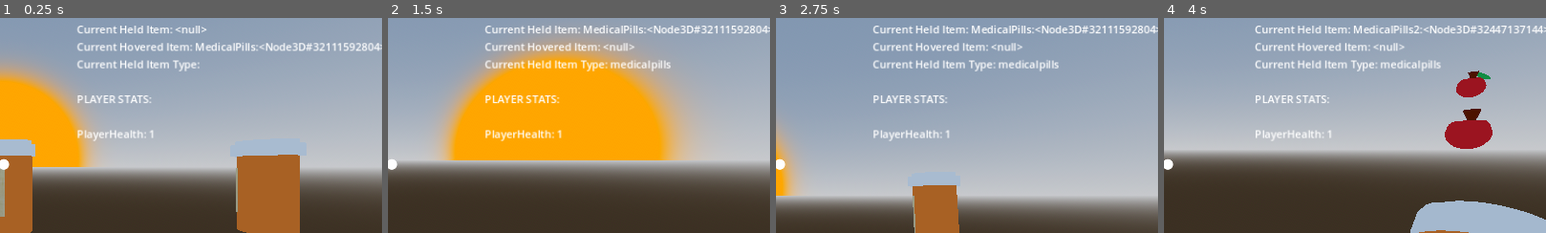
Above: before the commit, frames 1-4 (left to right).
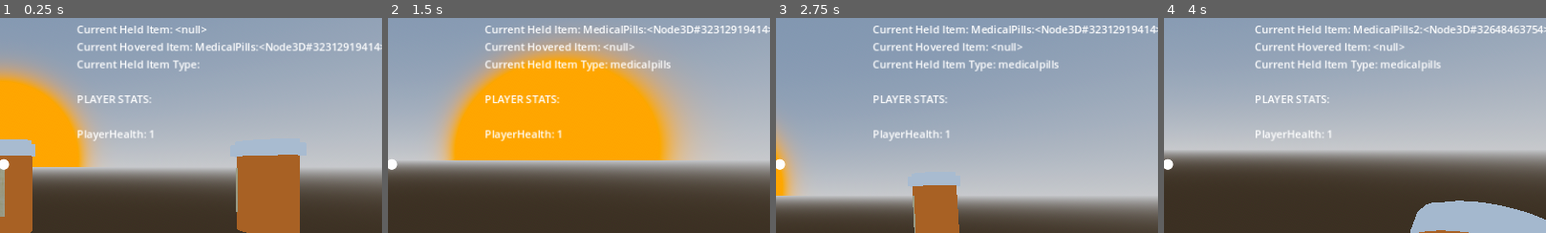
Above: after the commit, the same moments.

Repository: Kufferey/Dusk-is-Done-old
Game: Godot game, scene res://Scenes/States/gamestate.tscn
Two runs of this game, one before a commit and one after it. Both use one fixed random seed, a clock stepped at 60 frames per second and the inputs below. This scene is started directly instead of the project's main scene.
Inputs (mouse positions are % of the whole screen's width and height, from its top left):
- Up to frame 1 (0.25 s): no input
- Up to frame 2 (1.5 s): tap E (interact) at 0.5 s; move the mouse to (55, 50) at 0.52 s; hold E (interact) 0.53-1.28 s; click (55, 50) at 0.8 s; move the mouse to (45, 50) at 1.27 s; click (45, 50) at 1.35 s
- Up to frame 3 (2.75 s): tap E (interact) at 1.55, 2 s; move the mouse to (52, 48) at 2.02 s; hold E (interact) from 2.03 s (still down); click (52, 48) at 2.3 s
- Up to frame 4 (4 s): move the mouse to (49, 52) at 2.77 s; release E (interact) at 2.78 s; click (49, 52) at 2.85 s; tap E (interact) at 3.05 s; tap Enter at 3.5 s; move the mouse to (57, 51) at 3.52 s; hold E (interact) from 3.53 s (still down); click (57, 51) at 3.8 s
The pictures show only the part of the screen within x 50-100%, y 15-65%; the shares and areas given below are measured in that part.

The runs differ from the first frame. In frame 1, 0.2% of the frame differs, in the area x 85-98%, y 11-16%; in frame 2, 0.2%; in frame 3, 0.2%; in frame 4, 2.5%, in the area x 73-98%, y 3-61%.

Commit message:
update

Diff:
--- a/Scenes/States/gamestate.tscn
+++ b/Scenes/States/gamestate.tscn
@@ -1,7 +1,8 @@
-[gd_scene load_steps=10 format=3 uid="uid://bfe0uacbmm1ay"]
+[gd_scene load_steps=11 format=3 uid="uid://bfe0uacbmm1ay"]
 
 [ext_resource type="Script" path="res://Src/Gameplay/gamestate.gd" id="1_8gblt"]
 [ext_resource type="Script" path="res://Src/Gameplay/Player.gd" id="2_q2ps6"]
+[ext_resource type="PackedScene" uid="uid://dch6a6f1daf6n" path="res://Scenes/Prefabs/objects/cherryOnBush.tscn" id="3_bmn3y"]
 [ext_resource type="PackedScene" uid="uid://k71doxgciqfv" path="res://Scenes/Prefabs/objects/equipment/medical_pills.tscn" id="3_f2wx4"]
 
 [sub_resource type="Theme" id="Theme_k5lch"]
@@ -121,6 +122,9 @@
 
 [node name="Cherries" type="Node3D" parent="InteractableItems"]
 
+[node name="CherryOnBush" parent="InteractableItems/Cherries" instance=ExtResource("3_bmn3y")]
+transform = Transform3D(1, 0, 0, 0, 1, 0, 0, 0, 1, -0.44449, 0, 0)
+
 [node name="MedicalPills" parent="InteractableItems" instance=ExtResource("3_f2wx4")]
 transform = Transform3D(1, 0, 0, 0, 1, 0, 0, 0, 1, 0, -0.0560369, -0.247752)
 
--- a/Src/Gameplay/gamestate.gd
+++ b/Src/Gameplay/gamestate.gd
@@ -74,248 +74,6 @@
 # - Nodes
 var interationObjectsContainer:Node3D ## The node that all World interatable objects go to.
 
-func _create_cherry_on_bush(typeOfCherry:String, positionObject:Vector3, rotationObject:Vector3, amount:int) -> void:
-
-	if amount >= 5:
-		amount = 5
-
-	for i in amount:
-		#var cherryOnBushInstance:CherryOnBush = load("res://Scenes/Prefabs/objects/cherryOnBush.tscn").instantiate()
-		var cherryOnBushInstance:CherryOnBush = cherryOnBush.instantiate()
-		cherryOnBushInstance.Type = typeOfCherry
-		cherryOnBushInstance.position = positionObject
-		cherryOnBushInstance.rotation = rotationObject
-
-		interationObjectsContainer.get_node('Cherries').add_child(cherryOnBushInstance)
-
-	print(amount, " ", typeOfCherry, " Cherry(s) Created. ", " AT POSITION: ", positionObject, " ROTATION OF: ", rotationObject)
-
-func _remove_all_cherries() -> void:
-	var totalCount:int = get_cherry_count()
-	var totalObjects:Array[Node] = interationObjectsContainer.get_children(true)
-
-	if (
-		totalCount <= 0
-		|| totalObjects == []
-		|| totalObjects.is_empty()
-	):
-		print("Could not remove objects. None to remove.")
-		return
-	elif (
-		totalCount != 0
-		|| totalObjects != null
-		|| !totalObjects.is_empty()
-	):
-		for cherries in totalObjects:
-			cherries.queue_free()
-			print(cherries, " Cherry Deleted.")
-
-	print(totalCount, " Objects Deleted.")
-
-func _create_object_from_prefab(prefab:PackedScene, objectPosition:Vector3, objectRotation:Vector3) -> void:
-	var loadedObject:Node3D = prefab.instantiate()
-	if loadedObject:
-		if loadedObject == null:
-			print("Object could not be created. No prefab argument.")
-			return
-		elif loadedObject != null:
-			loadedObject.rotation = objectRotation
-			loadedObject.position = objectPosition
-
-			print("Added Prefab: " + str(loadedObject))
-			interationObjectsContainer.add_child(loadedObject)
-
-func _add_table_items() -> void:
-	pass
-
-func add_cherry_type(newType:String) -> void:
-	cherryTypes.append(newType)
-
-func add_table_item(newItem:String) -> void:
-	currentTableItems.append(newItem)
-
-func get_cherry_count() -> int:
-	var currentCherries:int = interationObjectsContainer.get_child_count(true)
-	return currentCherries
-
-func get_current_table_items() -> Array:
-	var placeholder:Array = ["medicalpills"]
-	return placeholder
-
-func get_current_hovered_item() -> InteractableObject:
-	if playerRaycast.is_colliding():
-		var theObject:Node3D = playerRaycast.get_collider()
-		var theObjectsParent:InteractableObject = theObject.get_parent()
-		return theObjectsParent
-	return
-
-func _update_current_controls_text() -> String:
-	if isHoldingItem:
-
-		if currentHeldItemType == interactableItemList[0]:
-			return "Press [E] while looking at table to Drop."
-		elif (
-			currentHeldItemType == interactableItemList[1]
-			|| currentHeldItemType == interactableItemList[2]
-		):
-			return "Press [E] while looking at table to Drop.\nPress [LMB] to Use."
-
-	elif !isHoldingItem:
-		return ""
-	return ""
-
-func _update_interaction_text() -> String:
-	if isHoldingItem:
-		return ""
-	elif !isHoldingItem:
-		if playerRaycast.is_colliding():
-			var theObject:Node3D = playerRaycast.get_collider()
-			var theObjectParent:InteractableObject = theObject.get_parent()
-
-			if theObjectParent.is_in_group(interactableItemList[0]):
-				return "Press [E] to Pick."
-			elif theObjectParent.is_in_group("table"):
-				return  "Press [E] to Use."
-			elif theObjectParent.is_in_group(interactableItemList[1]):
-				return "Press [E] to Grab."
-			elif theObjectParent.is_in_group(interactableItemList[2]):
-				return "Press [E] to Grab."
-
-			else :
-				return ""
-		else :
-			return ""
-	return ""
-
-func _use_item() -> void:
-	if (
-		isHoldingItem == true
-		&& currentHeldItem != null
-		&& currentHeldItemType != ""
-	):
-		match currentHeldItemType:
-			'cherry':
-				pass
-
-			'medicalpills':
-				currentHeldItem.emit_signal("consumeMedicalPills")
-
-				await (get_tree().create_timer(2).timeout)
-
-				playerHealth += 0.32
-				_reset_all_hold_items()
-
-			'medicalscanner':
-				pass
-
-func _new_held_item(isHolding:bool, newHeldItem:InteractableObject, canInteract:bool, newHeldType:String) -> void:
-	isHoldingItem = isHolding
-	currentHeldItem = newHeldItem
-	canInteract = canInteract
-	currentHeldItemType = newHeldType
-
-func _reset_all_hold_items() -> void:
-	isHoldingItem = false
-	currentHeldItem = null
-	canInteract = true
-	currentHeldItemType = ""
-
-func set_hovered_to_held_item() -> void:
-	if !isHoldingItem:
-		var object:Node3D = get_current_hovered_item()
-		if playerRaycast.is_colliding():
-
-			if object:
-
-				if (
-					object.is_in_group(interactableItemList[0])
-					&& object.canInteract == true
-				):
-					_new_held_item(
-						true,
-						object,
-						false,
-						interactableItemList[0]
-					)
-
-				elif (
-					object.is_in_group(interactableItemList[1])
-					&& object.canInteract == true
-				):
-					_new_held_item(
-						true,
-						object,
-						false,
-						interactableItemList[1]
-					)
-
-				print("\nCurrent held item: ", currentHeldItem, "\nThe type of this object: ", currentHeldItemType)
-	else :
-		print("Could not pick item up: Already have one in hand.")
-
-func is_section_clear() -> bool:
-	var cherryCount:int = interationObjectsContainer.get_node("Cherries").get_child_count(true)
-	if (
-		cherryCount <= 0
-		|| cherryCount == null
-	):
-		return true
-	else :
-		return false
-
-func _on_new_day(dayName: String, dayDescription: String, daySaveData: Dictionary, scoreForComplete: float) -> void:
-	currentDaysPast = currentDay
-	currentCherrySectionsLeft = (currentCherrySectionsLeft + 5)
-	currentDay += 1
-
-	playerScore += scoreForComplete
-
-func _on_has_died(reason: String, onDay: int) -> void:
-	pass # Replace with function body.
-
-func _new_cherry_section() -> void:
-	lastCherrySection = cherrySection
-	currentCherrySectionsLeft = currentCherrySectionsLeft - 1
-	cherrySection += 1
-	print("New Cherry Section: ", cherrySection)
-
-func _debug_Update() -> String:
-	return (
-		(
-			"CURRENT FPS: " + str(Engine.get_frames_per_second()) + "/" + str(Engine.max_fps) +
-			"\n" +
-			"\n" +
-			"ITEM HAND/HOVER STATS:" +
-			"\n" +
-			"\n" +
-			"Current Held Item: " + str(currentHeldItem) +
-			"\n" +
-			"Current Hovered Item: " + str(currentHoveredItem) +
-			"\n" +
-			"Current Held Item Type: " + str(currentHeldItemType) +
-			"\n" +
-			"\n" +
-			"PLAYER STATS:" +
-			"\n" +
-			"\n" +
-			"PlayerHealth: " + str(playerHealth)
-		)
-	)
-
-func heldItemSway(delta) -> void:
-	if (
-		isHoldingItem == true
-		&& currentHeldItem != null
-	):
-		currentHeldItem.rotation.z = playerItemHolderHand.global_rotation.z
-		currentHeldItem.rotation.y = playerItemHolderHand.global_rotation.y
-		currentHeldItem.rotation.x = playerItemHolderHand.global_rotation.x
-		currentHeldItem.position = lerp(Vector3(
-			currentHeldItem.position.x, currentHeldItem.position.y, currentHeldItem.position.z),
-			Vector3(playerItemHolderHand.global_position.x, playerItemHolderHand.global_position.y, playerItemHolderHand.global_position.z),
-			9.5 * delta)
-
-# Called when the node enters the scene tree for the first time.
 func _ready() -> void:
 	# start
 	interationObjectsContainer = $InteractableItems
@@ -339,16 +97,7 @@
 
 
 	Input.set_mouse_mode(Input.MOUSE_MODE_CAPTURED)
-	#DisplayServer.window_set_mode(DisplayServer.WINDOW_MODE_EXCLUSIVE_FULLSCREEN)
-
-	await get_tree().create_timer(1.5).timeout
-	_create_cherry_on_bush(cherryTypes[0], Vector3(0.5,0,0), Vector3(0,0,0), 1)
-	await get_tree().create_timer(1.5).timeout
-	_create_cherry_on_bush(cherryTypes[0], Vector3(0.8,0.1,0), Vector3(0,0,0), 1)
-	await get_tree().create_timer(1.5).timeout
-	_create_cherry_on_bush(cherryTypes[0], Vector3(-0.5,0,0), Vector3(0,0,0), 1)
-	await get_tree().create_timer(1.5).timeout
-	_create_object_from_prefab(medicalPills, Vector3(0, 0.4, 0), Vector3(0,0,0))
+	DisplayServer.window_set_mode(DisplayServer.WINDOW_MODE_EXCLUSIVE_FULLSCREEN)
 
 func _input(event: InputEvent) -> void:
 	if (
@@ -397,20 +146,256 @@
 			)
 
 	# Cherry Handler
+	if is_section_clear():
+		_new_cherry_section()
+
+		if isTrayPlaced == false:
+			setCurrentCherries(false)
+		else :
+			setCurrentCherries(true)
+
+
+func _create_cherry_on_bush(typeOfCherry:String, positionObject:Vector3, rotationObject:Vector3, amount:int) -> void:
+
+	if amount >= 5:
+		amount = 5
+
+	for i in amount:
+		#var cherryOnBushInstance:CherryOnBush = load("res://Scenes/Prefabs/objects/cherryOnBush.tscn").instantiate()
+		var cherryOnBushInstance:CherryOnBush = cherryOnBush.instantiate()
+		cherryOnBushInstance.Type = typeOfCherry
+		cherryOnBushInstance.position = positionObject
+		cherryOnBushInstance.rotation = rotationObject
+
+		interationObjectsContainer.get_node('Cherries').add_child(cherryOnBushInstance)
+
+	print(amount, " ", typeOfCherry, " Cherry(s) Created. ", " AT POSITION: ", positionObject, " ROTATION OF: ", rotationObject)
+
+func _remove_all_cherries() -> void:
+	var totalCount:int = get_cherry_count()
+	var totalObjects:Array[Node] = interationObjectsContainer.get_children(true)
+
 	if (
-		is_section_clear()
-		&& isTrayPlaced == true
-	):
-		_new_cherry_section()
+		totalCount <= 0
+		|| totalObjects == []
+		|| totalObjects.is_empty()
+	):
+		print("Could not remove objects. None to remove.")
+		return
 	elif (
-		is_section_clear()
-		&& isTrayPlaced == false
-	):
-		_new_cherry_section()
-
-		for cherry in interationObjectsContainer.get_node("Cherries").get_children(false):
-			cherry.canInteract = false
-
-	if isTrayPlaced:
-		for cherry in interationObjectsContainer.get_node("Cherries").get_children(false):
-			cherry.canInteract = true
+		totalCount != 0
+		|| totalObjects != null
+		|| !totalObjects.is_empty()
+	):
+		for cherries in totalObjects:
+			cherries.queue_free()
+			print(cherries, " Cherry Deleted.")
+
+	print(totalCount, " Objects Deleted.")
+
+func _create_object_from_prefab(prefab:PackedScene, objectPosition:Vector3, objectRotation:Vector3) -> void:
+	var loadedObject:Node3D = prefab.instantiate()
+	if loadedObject:
+		if loadedObject == null:
+			print("Object could not be created. No prefab argument.")
+			return
+		elif loadedObject != null:
+			loadedObject.rotation = objectRotation
+			loadedObject.position = objectPosition
+
+			print("Added Prefab: " + str(loadedObject))
+			interationObjectsContainer.add_child(loadedObject)
+
+func _add_table_items() -> void:
+	pass
+
+func add_cherry_type(newType:String) -> void:
+	cherryTypes.append(newType)
+
+func add_table_item(newItem:String) -> void:
+	currentTableItems.append(newItem)
+
+func get_cherry_count() -> int:
+	var currentCherries:int = interationObjectsContainer.get_child_count(true)
+	return currentCherries
+
+func get_current_table_items() -> Array:
+	var placeholder:Array = ["medicalpills"]
+	return placeholder
+
+func get_current_hovered_item() -> InteractableObject:
+	if playerRaycast.is_colliding():
+		var theObject:Node3D = playerRaycast.get_collider()
+		var theObjectsParent:InteractableObject = theObject.get_parent()
+		return theObjectsParent
+	return
+
+func setCurrentCherries(lock:bool) -> void:
+	for cherry in interationObjectsContainer.get_node("Cherries").get_children(false):
+		cherry.canInteract = lock
+
+func _update_current_controls_text() -> String:
+	if isHoldingItem:
+
+		if currentHeldItemType == interactableItemList[0]:
+			return "Press [E] while looking at table to Drop."
+		elif (
+			currentHeldItemType == interactableItemList[1]
+			|| currentHeldItemType == interactableItemList[2]
+		):
+			return "Press [E] while looking at table to Drop.\nPress [LMB] to Use."
+
+	elif !isHoldingItem:
+		return ""
+	return ""
+
+func _update_interaction_text() -> String:
+	if isHoldingItem:
+		return ""
+	elif !isHoldingItem:
+		if playerRaycast.is_colliding():
+			var theObject:Node3D = playerRaycast.get_collider()
+			var theObjectParent:InteractableObject = theObject.get_parent()
+
+			if theObjectParent.is_in_group(interactableItemList[0]):
+				return "Press [E] to Pick."
+			elif theObjectParent.is_in_group("table"):
+				return  "Press [E] to Use."
+			elif theObjectParent.is_in_group(interactableItemList[1]):
+				return "Press [E] to Grab."
+			elif theObjectParent.is_in_group(interactableItemList[2]):
+				return "Press [E] to Grab."
+
+			else :
+				return ""
+		else :
+			return ""
+	return ""
+
+func _use_item() -> void:
+	if (
+		isHoldingItem == true
+		&& currentHeldItem != null
+		&& currentHeldItemType != ""
+	):
+		match currentHeldItemType:
+			'cherry':
+				pass
+
+			'medicalpills':
+				currentHeldItem.emit_signal("consumeMedicalPills")
+
+				await (get_tree().create_timer(2).timeout)
+
+				playerHealth += 0.32
+				_reset_all_hold_items()
+
+			'medicalscanner':
+				pass
+
+func _new_held_item(isHolding:bool, newHeldItem:InteractableObject, canInteract:bool, newHeldType:String) -> void:
+	isHoldingItem = isHolding
+	currentHeldItem = newHeldItem
+	canInteract = canInteract
+	currentHeldItemType = newHeldType
+
+func _reset_all_hold_items() -> void:
+	isHoldingItem = false
+	currentHeldItem = null
+	canInteract = true
+	currentHeldItemType = ""
+
+func set_hovered_to_held_item() -> void:
+	if !isHoldingItem:
+		var object:Node3D = get_current_hovered_item()
+		if playerRaycast.is_colliding():
+
+			if object:
+
+				if (
+					object.is_in_group(interactableItemList[0])
+					&& object.canInteract == true
+				):
+					_new_held_item(
+						true,
+						object,
+						false,
+						interactableItemList[0]
+					)
+
+				elif (
+					object.is_in_group(interactableItemList[1])
+					&& object.canInteract == true
+				):
+					_new_held_item(
+						true,
+						object,
+						false,
+						interactableItemList[1]
+					)
+
+				print("\nCurrent held item: ", currentHeldItem, "\nThe type of this object: ", currentHeldItemType)
+	else :
+		print("Could not pick item up: Already have one in hand.")
+
+func is_section_clear() -> bool:
+	var cherryCount:int = interationObjectsContainer.get_node("Cherries").get_child_count(true)
+	if (
+		cherryCount <= 0
+		|| cherryCount == null
+	):
+		return true
+	else :
+		return false
+
+func _on_new_day(dayName: String, dayDescription: String, daySaveData: Dictionary, scoreForComplete: float) -> void:
+	currentDaysPast = currentDay
+	currentCherrySectionsLeft = (currentCherrySectionsLeft + 5)
+	currentDay += 1
+
+	playerScore += scoreForComplete
+
+func _on_has_died(reason: String, onDay: int) -> void:
+	pass # Replace with function body.
+
+func _new_cherry_section() -> void:
+	lastCherrySection = cherrySection
+	currentCherrySectionsLeft = currentCherrySectionsLeft - 1
+	cherrySection += 1
+	print("New Cherry Section: ", cherrySection)
+
+func _debug_Update() -> String:
+	return (
+		(
+			"CURRENT FPS: " + str(Engine.get_frames_per_second()) + "/" + str(Engine.max_fps) +
+			"\n" +
+			"\n" +
+			"ITEM HAND/HOVER STATS:" +
+			"\n" +
+			"\n" +
+			"Current Held Item: " + str(currentHeldItem) +
+			"\n" +
+			"Current Hovered Item: " + str(currentHoveredItem) +
+			"\n" +
+			"Current Held Item Type: " + str(currentHeldItemType) +
+			"\n" +
+			"\n" +
+			"PLAYER STATS:" +
+			"\n" +
+			"\n" +
+			"PlayerHealth: " + str(playerHealth)
+		)
+	)
+
+func heldItemSway(delta) -> void:
+	if (
+		isHoldingItem == true
+		&& currentHeldItem != null
+	):
+		currentHeldItem.rotation.z = playerItemHolderHand.global_rotation.z
+		currentHeldItem.rotation.y = playerItemHolderHand.global_rotation.y
+		currentHeldItem.rotation.x = playerItemHolderHand.global_rotation.x
+		currentHeldItem.position = lerp(Vector3(
+			currentHeldItem.position.x, currentHeldItem.position.y, currentHeldItem.position.z),
+			Vector3(playerItemHolderHand.global_position.x, playerItemHolderHand.global_position.y, playerItemHolderHand.global_position.z),
+			9.5 * delta)
Not shown, changed: export_presets.cfg
